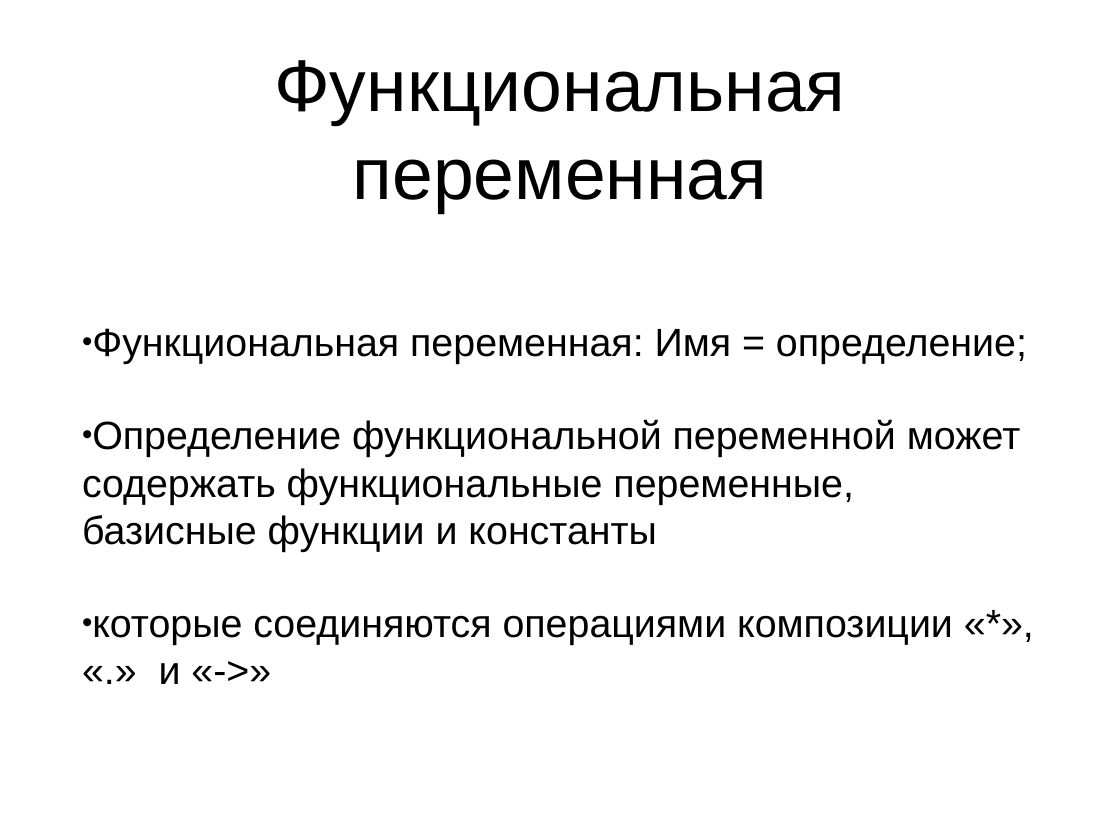
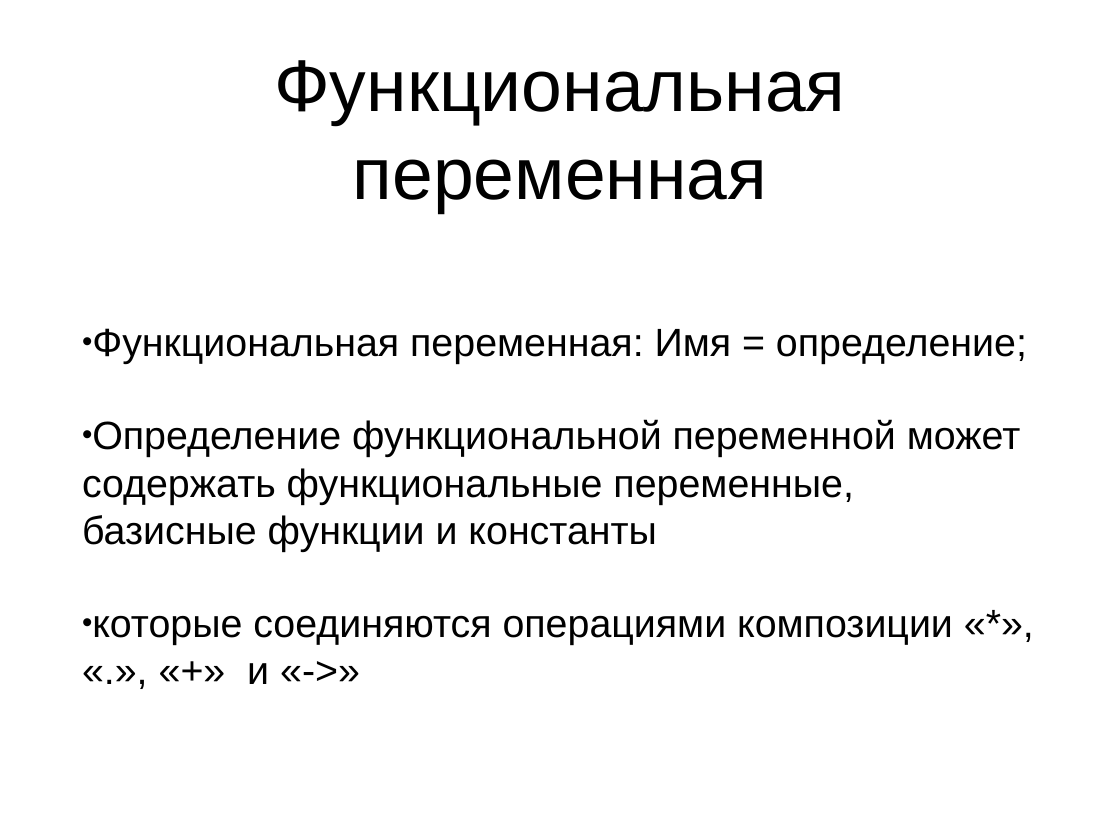
Before and after one commit to Zumisha/Parallel-Programming, a slide deck: slide 7 of Документация/fptl.ppt. Drawn at 1120x840 pixels with LibreOffice and Linux fonts; fonts in the diff are those of the drawing. Boxes give left, top, right and bottom in pixels: in the first picture for what was removed or moved away, otherwise in the second. Text is boxed around its words. In the diff, an @@ line names an element or a change of style, - is before the commit and + after.

```diff
--- a/Документация/fptl.ppt
+++ b/Документация/fptl.ppt
@@ text at <box>92,615,953,684</box>: text changed @@
-• которые соединяются операциями композиции «*», «.» и «->»
+• которые соединяются операциями композиции «*», «.», «+» и «->»
```
Also in this commit, not shown: 11 other slides changed, 1 slide added, 1 slide removed.
